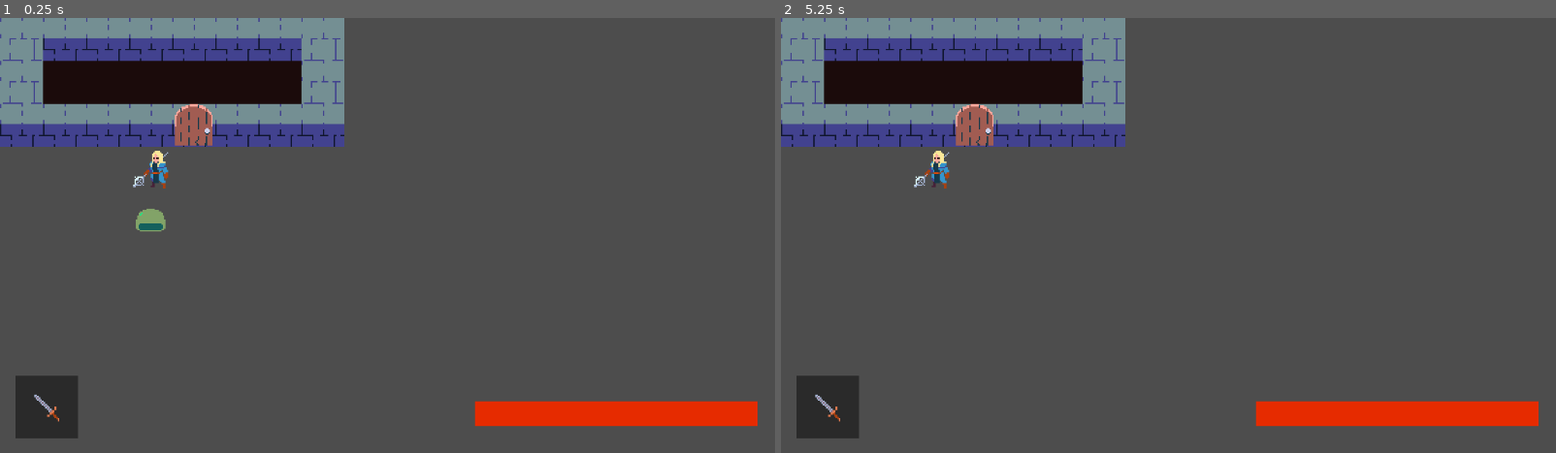
Above: before the commit, frames 1-2 (left to right).
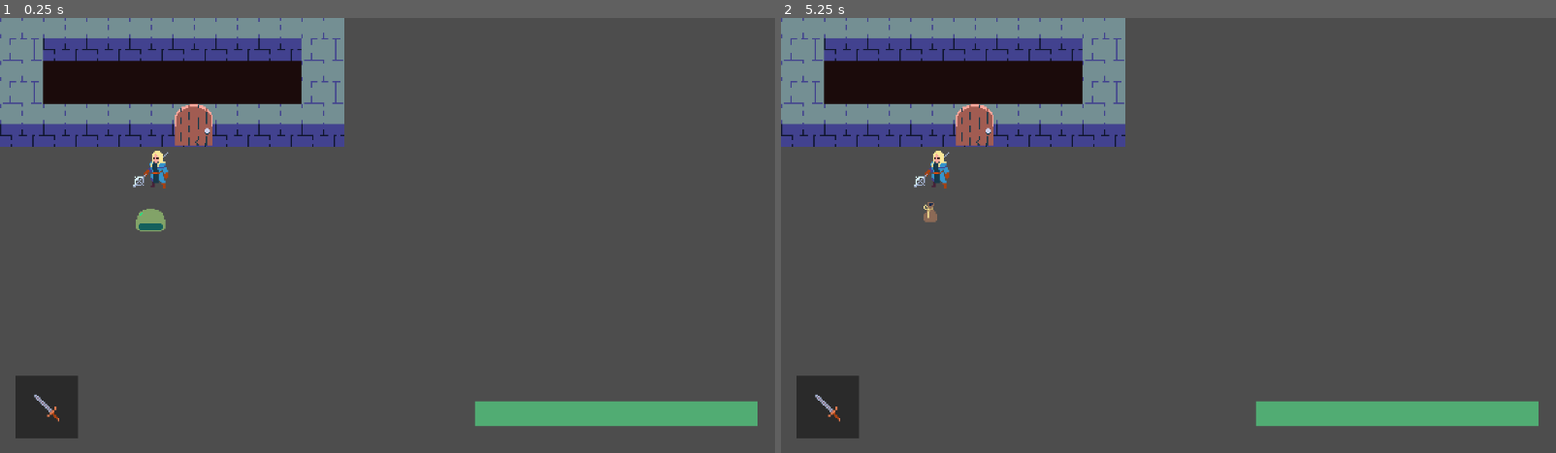
Above: after the commit, the same moments.

Repository: pryganss/TB-DCrawl
Game: Godot game, scene res://game.tscn
Two runs of this game, one before a commit and one after it. Both use one fixed random seed, a clock stepped at 60 frames per second and the inputs below.
Inputs:
- Up to frame 1 (0.25 s): no input
- Up to frame 2 (5.25 s): tap Enter at 0.5, 2, 3.5 s; hold Right (ui_right) 0.53-1.28 s; tap Space at 1.25, 2.75, 4.25 s; hold Down (ui_down) 1.28-2.03 s; hold Right (ui_right) 2.03-2.78 s; hold Up (ui_up) 2.78-3.53 s; hold Left (ui_left) 3.53-5.03 s; hold Down (ui_down) from 5.03 s (still down)

The runs differ from the first frame. In frame 1, 2.2% of the frame differs, in the area x 61-98%, y 87-94%; in frame 2, 2.3%, in the area x 18-98%, y 42-94%.
Error in both runs: Cannot call method 'get_custom_data' on a null value. (res://src/Entities/Components/movement_component.gd:13)

Commit message:
add support for item drops

Diff:
--- /dev/null
+++ b/Assets/Entities/drop_definition.tres
@@ -0,0 +1,15 @@
+[gd_resource type="Resource" script_class="EntityDefinition" load_steps=5 format=3 uid="uid://ck5v1g8m244sa"]
+
+[ext_resource type="Script" uid="uid://cm66je2ta2wej" path="res://src/Entities/Components/Definitions/component_definition.gd" id="1_2myu6"]
+[ext_resource type="Script" uid="uid://cvvmd65n8jknf" path="res://src/Entities/Components/Definitions/item_component_definition.gd" id="2_btfcn"]
+[ext_resource type="Script" uid="uid://b7urauaipbtpo" path="res://src/Entities/entity_definition.gd" id="2_dycfv"]
+
+[sub_resource type="Resource" id="Resource_iuemy"]
+script = ExtResource("2_btfcn")
+metadata/_custom_type_script = "uid://cvvmd65n8jknf"
+
+[resource]
+script = ExtResource("2_dycfv")
+blocker = false
+components = Array[ExtResource("1_2myu6")]([SubResource("Resource_iuemy")])
+metadata/_custom_type_script = "uid://b7urauaipbtpo"
--- a/Assets/Entities/npc_definition.tres
+++ b/Assets/Entities/npc_definition.tres
@@ -7,6 +7,9 @@
 [ext_resource type="Texture2D" uid="uid://bj0qeksp5gh1f" path="res://32rogues/monsters.png" id="3_g8hof"]
 [ext_resource type="Script" uid="uid://lv06866ab2mh" path="res://src/Entities/Components/Definitions/ai_component_definition.gd" id="4_entw1"]
 [ext_resource type="Script" uid="uid://dpy8seg2we2sy" path="res://src/Entities/Components/Definitions/melee_component_definition.gd" id="5_entw1"]
+[ext_resource type="Script" uid="uid://dc7p4trvm8ub" path="res://src/Items/item_definition.gd" id="6_50wf7"]
+[ext_resource type="Texture2D" uid="uid://1g1i42wlfv1l" path="res://Assets/default_item.tres" id="7_t40yr"]
+[ext_resource type="Script" uid="uid://bho42oe7xr0ir" path="res://src/Entities/Components/Definitions/wield_component_definition.gd" id="8_fum5o"]
 
 [sub_resource type="Resource" id="Resource_cu2xn"]
 script = ExtResource("2_g8hof")
@@ -28,6 +31,18 @@
 delay = 100
 metadata/_custom_type_script = "uid://dpy8seg2we2sy"
 
+[sub_resource type="Resource" id="Resource_dlg7u"]
+script = ExtResource("6_50wf7")
+components = Array[ExtResource("1_otbw6")]([])
+texture = ExtResource("7_t40yr")
+metadata/_custom_type_script = "uid://dc7p4trvm8ub"
+
+[sub_resource type="Resource" id="Resource_owaj3"]
+script = ExtResource("8_fum5o")
+item_definition = SubResource("Resource_dlg7u")
+delay = 100
+metadata/_custom_type_script = "uid://bho42oe7xr0ir"
+
 [sub_resource type="AtlasTexture" id="AtlasTexture_2tv4g"]
 atlas = ExtResource("3_g8hof")
 region = Rect2(32, 64, 32, 32)
@@ -36,5 +51,5 @@
 script = ExtResource("2_7d6be")
 texture = SubResource("AtlasTexture_2tv4g")
 blocker = true
-components = Array[ExtResource("1_otbw6")]([SubResource("Resource_cu2xn"), SubResource("Resource_hwk6t"), SubResource("Resource_phwv6"), SubResource("Resource_50wf7")])
+components = Array[ExtResource("1_otbw6")]([SubResource("Resource_cu2xn"), SubResource("Resource_hwk6t"), SubResource("Resource_phwv6"), SubResource("Resource_50wf7"), SubResource("Resource_owaj3")])
 metadata/_custom_type_script = "uid://b7urauaipbtpo"
--- a/Assets/Entities/player_definition.tres
+++ b/Assets/Entities/player_definition.tres
@@ -28,6 +28,7 @@
 [sub_resource type="Resource" id="Resource_idddg"]
 script = ExtResource("6_3rpvs")
 item_definition = ExtResource("5_2cuht")
+delay = 100
 metadata/_custom_type_script = "uid://bho42oe7xr0ir"
 
 [sub_resource type="AtlasTexture" id="AtlasTexture_vw3sr"]
--- /dev/null
+++ b/Assets/default_item.tres
@@ -0,0 +1,7 @@
+[gd_resource type="AtlasTexture" load_steps=2 format=3 uid="uid://1g1i42wlfv1l"]
+
+[ext_resource type="Texture2D" uid="uid://bs2jaln6ch3ba" path="res://32rogues/items.png" id="1_q5ho3"]
+
+[resource]
+atlas = ExtResource("1_q5ho3")
+region = Rect2(96, 768, 32, 32)
--- a/game.tscn
+++ b/game.tscn
@@ -9,9 +9,11 @@
 script = ExtResource("1_80nbo")
 
 [node name="Map" type="TileMapLayer" parent="."]
+z_index = -2
 tile_set = ExtResource("2_e2o6t")
 
 [node name="Decor" type="TileMapLayer" parent="."]
+z_index = -2
 tile_set = ExtResource("2_e2o6t")
 
 [node name="Entities" type="Node" parent="."]
@@ -25,3 +27,6 @@
 script = ExtResource("3_feb5d")
 
 [node name="UI" parent="." instance=ExtResource("4_fc0e3")]
+
+[node name="Sprite2D" type="Sprite2D" parent="."]
+z_index = 1
--- /dev/null
+++ b/src/Entities/Components/Definitions/item_component_definition.gd
@@ -0,0 +1,7 @@
+class_name ItemComponentDefinition
+extends ComponentDefinition
+
+@export var item_definition: ItemDefinition
+
+func get_component() -> ItemComponent:
+	return ItemComponent.new(self)
--- a/src/Entities/Components/Definitions/wield_component_definition.gd
+++ b/src/Entities/Components/Definitions/wield_component_definition.gd
@@ -1,5 +1,5 @@
 class_name WieldComponentDefinition
-extends  ComponentDefinition
+extends InitiativeComponentDefinition
 
 @export var item_definition: ItemDefinition
 
--- a/src/Entities/Components/cpnt.gd
+++ b/src/Entities/Components/cpnt.gd
@@ -7,4 +7,5 @@
 	MELEE,
 	MOVEMENT,
 	WIELD,
+	ITEM,
 	}
--- a/src/Entities/Components/fighter_component.gd
+++ b/src/Entities/Components/fighter_component.gd
@@ -22,4 +22,9 @@
 	hp = MAX_HP
 
 func die():
+	var wield_component: WieldComponent = entity.components.get(cpnt.WIELD) as WieldComponent
+
+	if wield_component:
+		wield_component.drop_item()
+
 	died.emit(entity)
--- /dev/null
+++ b/src/Entities/Components/item_component.gd
@@ -0,0 +1,19 @@
+class_name ItemComponent
+extends Component
+
+const TYPE = cpnt.ITEM
+
+var item: Item
+
+var starting_item: ItemDefinition
+
+func _init(component_definition: ItemComponentDefinition):
+	starting_item = component_definition.item_definition
+	if starting_item: item = starting_item.get_item()
+
+func _ready():
+	entity.ready.connect(entity_ready)
+
+func entity_ready():
+	entity.z_index = -1
+	entity.texture = item.texture
--- a/src/Entities/Components/wield_component.gd
+++ b/src/Entities/Components/wield_component.gd
@@ -1,5 +1,5 @@
 class_name WieldComponent
-extends Component
+extends InitiativeComponent
 
 const TYPE = cpnt.WIELD
 
@@ -13,7 +13,10 @@
 var cached_components: Array[Component]
 var starting_item: ItemDefinition
 
+const drop_definition: EntityDefinition = preload("res://Assets/Entities/drop_definition.tres")
+
 func _init(component_definition: WieldComponentDefinition):
+	super._init(component_definition)
 	starting_item = component_definition.item_definition
 
 func _ready():
@@ -23,7 +26,8 @@
 	if starting_item: equip_item(starting_item)
 
 func equip_item(item_definition: ItemDefinition):
-	assert(not item)
+	if item:
+		return 0
 
 	item = item_definition.get_item()
 	for component in item.components:
@@ -35,6 +39,8 @@
 		entity.add_child(component)
 		entity.components[component.TYPE] = component
 
+	return delay
+
 func _unequip_item():
 	for component in item.components:
 		entity.components.erase(component.TYPE)
@@ -44,3 +50,14 @@
 	for component in cached_components:
 		entity.add_child(component)
 		entity.components[component.TYPE] = component
+
+func drop_item():
+	if not item:
+		return
+
+	var item_entity: Entity = Entity.new(drop_definition, entity.grid_position)
+	item_entity.components.get(cpnt.ITEM).item = item
+
+	_unequip_item()
+
+	Map.entities.add_child(item_entity)
--- a/src/Items/item_definition.gd
+++ b/src/Items/item_definition.gd
@@ -2,7 +2,7 @@
 extends Resource
 
 @export var components: Array[ComponentDefinition]
-@export var texture: AtlasTexture
+@export var texture: AtlasTexture = preload("res://Assets/default_item.tres")
 
 func get_item() -> Item:
 	return Item.new(self)
--- a/src/ui.tscn
+++ b/src/ui.tscn
@@ -3,10 +3,10 @@
 [ext_resource type="Script" uid="uid://im7j5nw8n0e0" path="res://src/ui.gd" id="1_731sn"]
 
 [sub_resource type="StyleBoxFlat" id="StyleBoxFlat_515sp"]
-bg_color = Color(0.165656, 0.165656, 0.165656, 1)
+bg_color = Color(0.790625, 0, 0.13581, 1)
 
 [sub_resource type="StyleBoxFlat" id="StyleBoxFlat_02y5j"]
-bg_color = Color(0.900678, 0.169044, 0, 1)
+bg_color = Color(0.319036, 0.67483, 0.451924, 1)
 
 [sub_resource type="StyleBoxFlat" id="StyleBoxFlat_731sn"]
 bg_color = Color(0.164706, 0.164706, 0.164706, 1)
Not shown: 1 places in Assets/Entities/npc_definition.tres that only renumber resources
Not shown, added: src/Entities/Components/Definitions/item_component_definition.gd.uid
Not shown, added: src/Entities/Components/item_component.gd.uid
